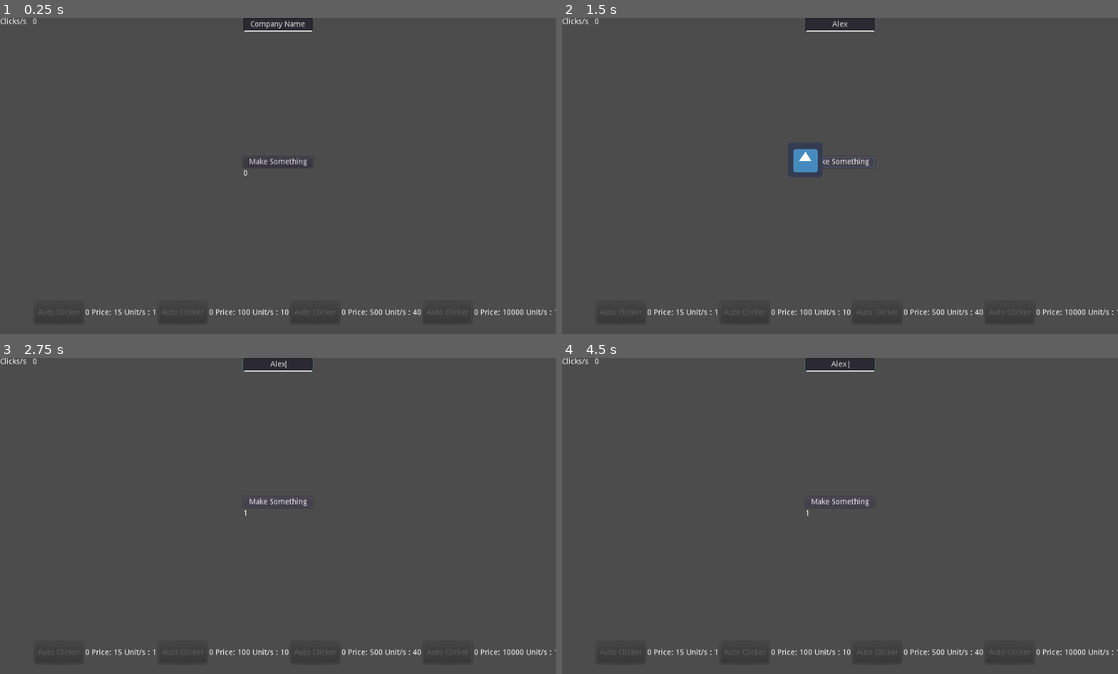
Above: before the commit, frames 1-4 (two rows, left to right).
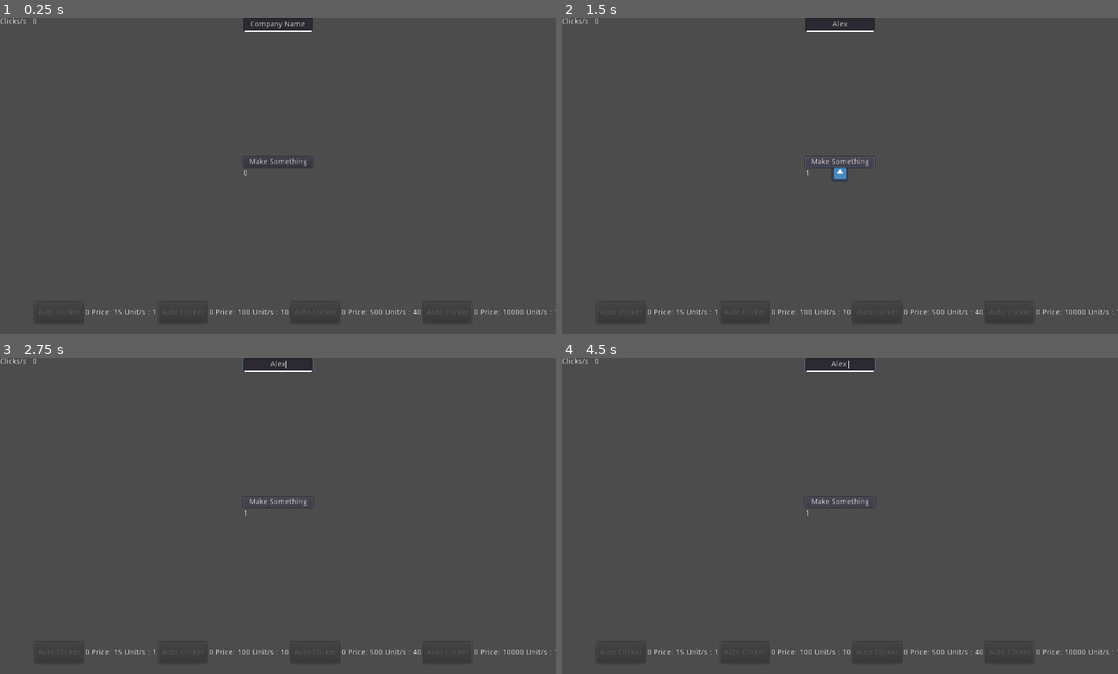
Above: after the commit, the same moments.

Repository: KeithButler-WIT/Godot-AutoClicker
Game: Godot game, scene res://Scenes/Main.tscn
Two runs of this game, one before a commit and one after it. Both use one fixed random seed, a clock stepped at 60 frames per second and the inputs below. The engine's default icon, where the game draws it, is replaced by a stand-in: a white triangle on a blue panel in a dark square.
Inputs (mouse positions are in pixels of both pictures, inside the frame that each line leads up to):
- Up to frame 1 (0.25 s): no input
- Up to frame 2 (1.5 s): click (840, 24) at 0.52 s; type "Alex" at 0.6 s; click "Make Something" at 1.25 s
- Up to frame 3 (2.75 s): hold Up (ui_up) from 2.03 s (still down)
- Up to frame 4 (4.5 s): release Up (ui_up) at 2.78 s; hold Down (ui_down) 2.78-3.53 s; tap Enter at 3.5 s; hold Up (ui_up) from 3.53 s (still down); tap Space at 4.25 s

The runs differ from the first frame. In frame 1, 0.4% of the frame differs, in the area x 0-100%, y 0-95%; in frame 2, 0.8%; in frame 3, 0.4%; in frame 4, 0.4%.

Commit message:
added main menu template

Diff:
--- a/Scenes/CurrencySprite.tscn
+++ b/Scenes/CurrencySprite.tscn
@@ -6,11 +6,14 @@
 extents = Vector2( 32, 32 )
 
 [node name="CurrencySprite" type="Node2D"]
+show_behind_parent = true
 
 [node name="RigidBody2D" type="RigidBody2D" parent="."]
 gravity_scale = 4.0
 
 [node name="Icon" type="Sprite" parent="RigidBody2D"]
+show_behind_parent = true
+scale = Vector2( 0.5, 0.5 )
 texture = ExtResource( 1 )
 
 [node name="CollisionShape2D" type="CollisionShape2D" parent="RigidBody2D"]
--- a/Scenes/Main.tscn
+++ b/Scenes/Main.tscn
@@ -1,15 +1,14 @@
-[gd_scene load_steps=3 format=2]
-
+[gd_scene load_steps=4 format=2]
+
+[ext_resource path="res://Scripts/MenuPopup.gd" type="Script" id=1]
 [ext_resource path="res://Scenes/AutoClickerScene.tscn" type="PackedScene" id=2]
 [ext_resource path="res://Scripts/Main.gd" type="Script" id=3]
 
 [node name="Main" type="Control"]
-anchor_right = 1.0
-anchor_bottom = 1.0
-rect_min_size = Vector2( 1024, 600 )
 script = ExtResource( 3 )
 
 [node name="SavingTimer" type="Timer" parent="."]
+wait_time = 60.0
 autostart = true
 
 [node name="AutoClickerContainer" type="HBoxContainer" parent="."]
@@ -125,5 +124,113 @@
 begin_cap_mode = 2
 end_cap_mode = 2
 
+[node name="MenuPopup" type="Popup" parent="."]
+pause_mode = 2
+margin_right = 1024.0
+margin_bottom = 600.0
+popup_exclusive = true
+script = ExtResource( 1 )
+
+[node name="Background" type="ColorRect" parent="MenuPopup"]
+margin_left = 64.0
+margin_top = 64.0
+margin_right = 960.0
+margin_bottom = 576.0
+color = Color( 0.458824, 0.317647, 0.156863, 1 )
+
+[node name="Resume1" type="ColorRect" parent="MenuPopup"]
+visible = false
+margin_left = 128.0
+margin_top = 192.0
+margin_right = 896.0
+margin_bottom = 256.0
+rect_pivot_offset = Vector2( 408, 16 )
+color = Color( 0.337255, 0.337255, 0.337255, 1 )
+__meta__ = {
+"_edit_group_": true
+}
+
+[node name="Label" type="Label" parent="MenuPopup/Resume1"]
+modulate = Color( 0, 0, 0, 1 )
+self_modulate = Color( 0, 0, 0, 1 )
+margin_right = 768.0
+margin_bottom = 64.0
+size_flags_vertical = 5
+text = "RESUME"
+align = 1
+valign = 1
+
+[node name="Save1" type="ColorRect" parent="MenuPopup"]
+margin_left = 128.0
+margin_top = 320.0
+margin_right = 896.0
+margin_bottom = 384.0
+rect_pivot_offset = Vector2( 408, 16 )
+color = Color( 0.337255, 0.337255, 0.337255, 1 )
+__meta__ = {
+"_edit_group_": true
+}
+
+[node name="Label" type="Label" parent="MenuPopup/Save1"]
+modulate = Color( 0, 0, 0, 1 )
+self_modulate = Color( 0, 0, 0, 1 )
+margin_right = 768.0
+margin_bottom = 64.0
+size_flags_vertical = 5
+text = "SAVE"
+align = 1
+valign = 1
+
+[node name="Quit1" type="ColorRect" parent="MenuPopup"]
+margin_left = 128.0
+margin_top = 448.0
+margin_right = 896.0
+margin_bottom = 512.0
+rect_pivot_offset = Vector2( 408, 16 )
+color = Color( 0.337255, 0.337255, 0.337255, 1 )
+__meta__ = {
+"_edit_group_": true
+}
+
+[node name="Label" type="Label" parent="MenuPopup/Quit1"]
+modulate = Color( 0, 0, 0, 1 )
+self_modulate = Color( 0, 0, 0, 1 )
+margin_right = 768.0
+margin_bottom = 64.0
+size_flags_vertical = 5
+text = "QUIT"
+align = 1
+valign = 1
+
+[node name="Resume" type="Button" parent="MenuPopup"]
+margin_left = 128.0
+margin_top = 192.0
+margin_right = 896.0
+margin_bottom = 256.0
+text = "RESUME"
+
+[node name="Save" type="Button" parent="MenuPopup"]
+margin_left = 128.0
+margin_top = 320.0
+margin_right = 896.0
+margin_bottom = 384.0
+text = "SAVE"
+
+[node name="Quit" type="Button" parent="MenuPopup"]
+margin_left = 128.0
+margin_top = 448.0
+margin_right = 896.0
+margin_bottom = 512.0
+text = "QUIT"
+
+[node name="CurrencySpawner" type="Control" parent="."]
+margin_left = 512.0
+margin_top = 280.0
+margin_right = 552.0
+margin_bottom = 320.0
+
 [connection signal="timeout" from="SavingTimer" to="." method="_on_SavingTimer_timeout"]
 [connection signal="pressed" from="ManualClick" to="." method="_on_Button_pressed"]
+[connection signal="pressed" from="MenuPopup/Resume" to="MenuPopup" method="_on_Resume_pressed"]
+[connection signal="pressed" from="MenuPopup/Save" to="MenuPopup" method="_on_Save_pressed"]
+[connection signal="pressed" from="MenuPopup/Quit" to="MenuPopup" method="_on_Quit_pressed"]
--- a/Scripts/Main.gd
+++ b/Scripts/Main.gd
@@ -40,7 +40,7 @@
 func spawnCurrency():
 	randomize()
 	var currency = currencySprite.instance()
-	currency.set_position($ManualClick.rect_position)
+	currency.set_position($CurrencySpawner.rect_position)
 	add_child(currency)
 
 
@@ -58,6 +58,9 @@
 
 
 func _on_SavingTimer_timeout():
+	save_game()
+
+func save_game():
 	data.count = count
 
 	var index = 0
--- /dev/null
+++ b/Scripts/MenuPopup.gd
@@ -0,0 +1,90 @@
+extends Popup
+
+
+# onready var player = get_node("/root/Root/Player")
+var already_paused
+var selected_menu
+
+#var player
+
+# Called when the node enters the scene tree for the first time.
+func _ready():
+	#player = get_node("/root/Root/Player")
+	pass
+
+
+#func change_menu_color():
+	#$Resume.color = Color.gray
+	#$Restart.color = Color.gray
+	#$Quit.color = Color.gray
+
+	#match selected_menu:
+	#	0:
+			#$Resume.color = Color.greenyellow
+	#	1:
+			#$Restart.color = Color.greenyellow
+	#	2:
+			#$Quit.color = Color.greenyellow
+
+# TODO: change this to use button nodes
+func _input(event):
+	if not visible:
+		if Input.is_action_just_pressed("ui_cancel"):
+			# Pause game
+			already_paused = get_tree().paused
+			get_tree().paused = true
+			# Reset the popup
+			selected_menu = 0
+			#change_menu_color()
+			# Show popup
+			# player.set_process_input(false)
+			popup()
+	elif visible:
+		if Input.is_action_just_pressed("ui_cancel"):
+			# Unpause game
+			get_tree().paused = false
+			# Reset the popup
+			selected_menu = 0
+			hide()
+	else:
+		if Input.is_action_just_pressed("ui_down"):
+			selected_menu = (selected_menu + 1) % 3;
+			#change_menu_color()
+		elif Input.is_action_just_pressed("ui_up"):
+			if selected_menu > 0:
+				selected_menu = selected_menu - 1
+			else:
+				selected_menu = 2
+			#change_menu_color()
+#		elif Input.is_action_just_pressed("ui_cancel"):
+#			match selected_menu:
+#				#0:
+#					# Resume game
+#					#if not already_paused:
+#					#	get_tree().paused = false
+#					# player.set_process_input(true)
+#					#hide()
+#				1:
+#
+#				2:
+#					# Quit game
+#					get_tree().quit()
+
+
+func _on_Resume_pressed():
+	# Resume game
+	if not already_paused:
+		get_parent().paused = false
+	# player.set_process_input(true)
+	hide()
+
+
+func _on_Save_pressed():
+	get_parent().save_game()
+
+
+func _on_Quit_pressed():
+	get_parent().quit()
+	# Restart game
+#	get_tree().change_scene("res://Scenes/Main.tscn")
+#	get_tree().paused = false
--- a/project.godot
+++ b/project.godot
@@ -14,6 +14,11 @@
 run/main_scene="res://Scenes/Main.tscn"
 config/icon="res://Sprites/icon.png"
 
+[display]
+
+window/stretch/mode="2d"
+window/stretch/aspect="keep"
+
 [gui]
 
 common/drop_mouse_on_gui_input_disabled=true
Not shown, changed: Scripts/AutoClickers.vs
